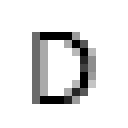
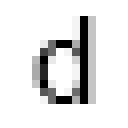
Before/after of a 128x128 layered artwork. What changed in the layer stack:
renamed "D" to "d", painted on it over [32,16,96,104]
